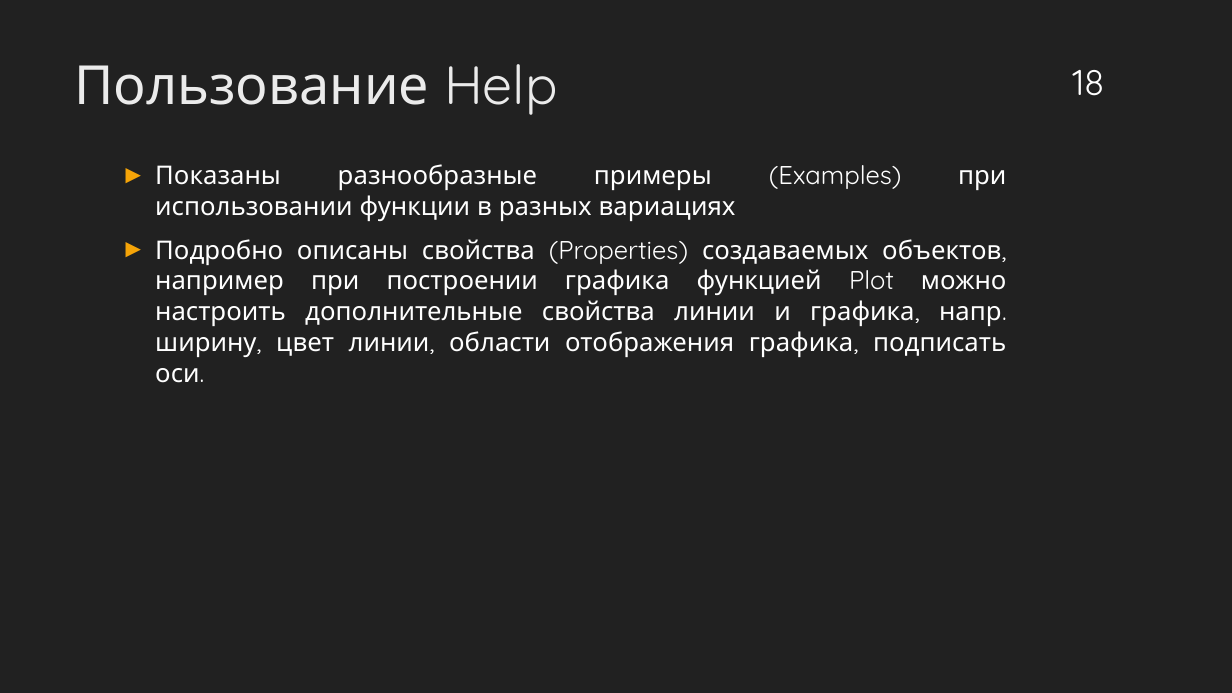
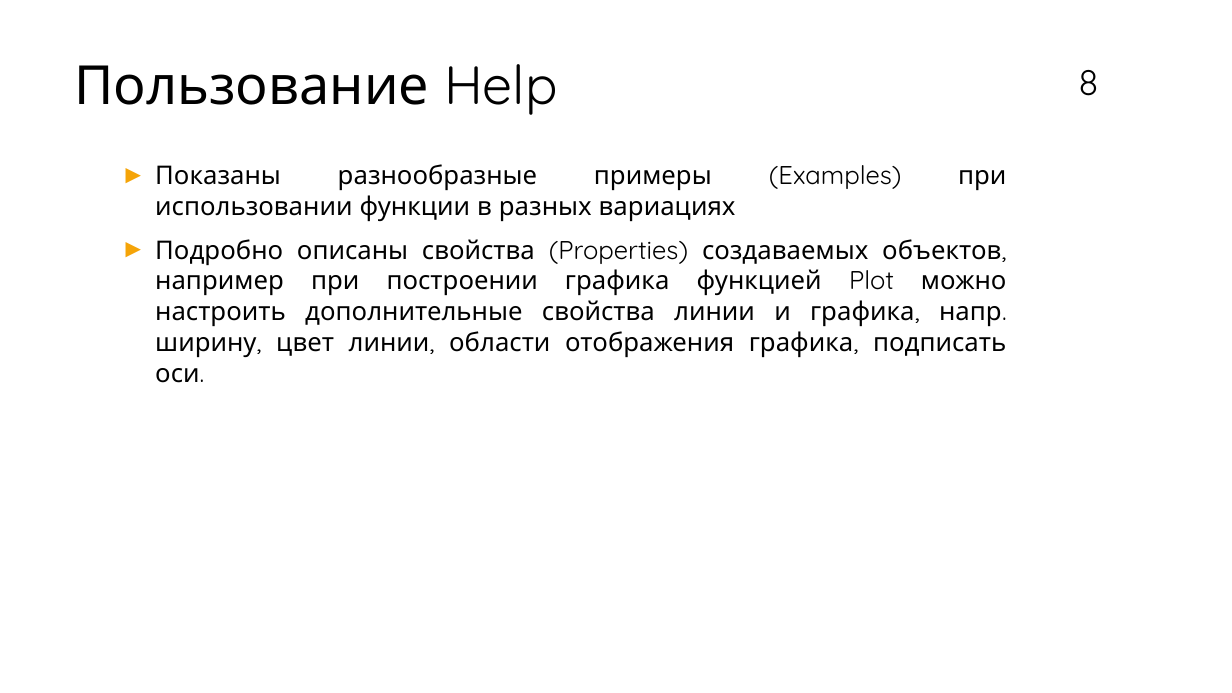
Before and after one commit to vsevernov/calculation-methods, a slide deck: slide 8 of 2023-2024/lectures/Лекция по MatLab №1.pptx (slide 18 before the commit). Drawn at 1232x693 pixels with LibreOffice and Linux fonts; fonts in the diff are those of the drawing. Boxes give left, top, right and bottom in pixels: in the first picture for what was removed or moved away, otherwise in the second. Text is boxed around its words. In the diff, an @@ line names an element or a change of style, - is before the commit and + after.

```diff
--- a/2023-2024/lectures/Лекция по MatLab №1.pptx
+++ b/2023-2024/lectures/Лекция по MatLab №1.pptx
@@ background #212121 to #FFFFFF @@
@@ text "Пользование Help" at [74,64,558,115]: text colour #EBEBEB to #000000 @@
@@ page number at [1078,70,1098,96]: text changed; text colour #FFFFFF to #000000 @@
-18
+8
@@ text "Показаны разнообразные примеры (Examples) при ..." at [155,164,1006,383]: text colour #FFFFFF to #000000 @@
```
Also in this commit, not shown: 5 other slides changed, 2 slides added, 15 slides removed.
